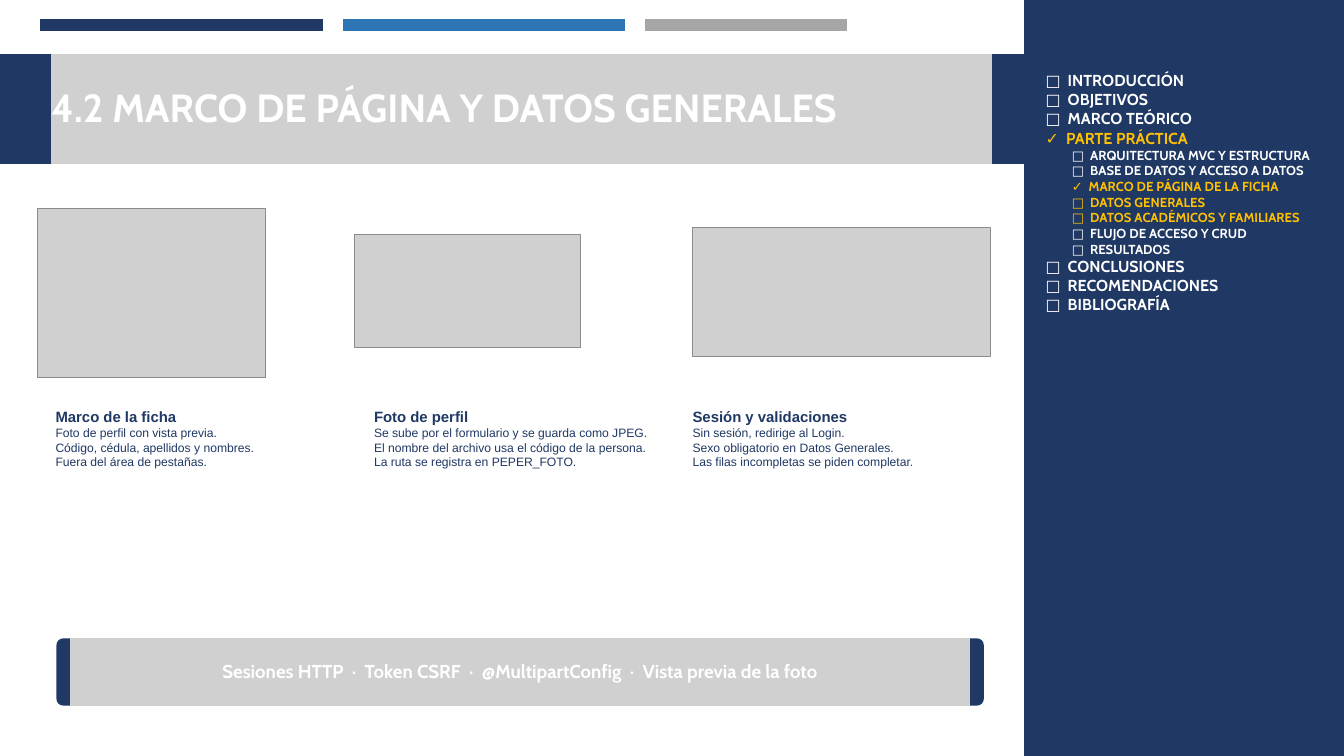
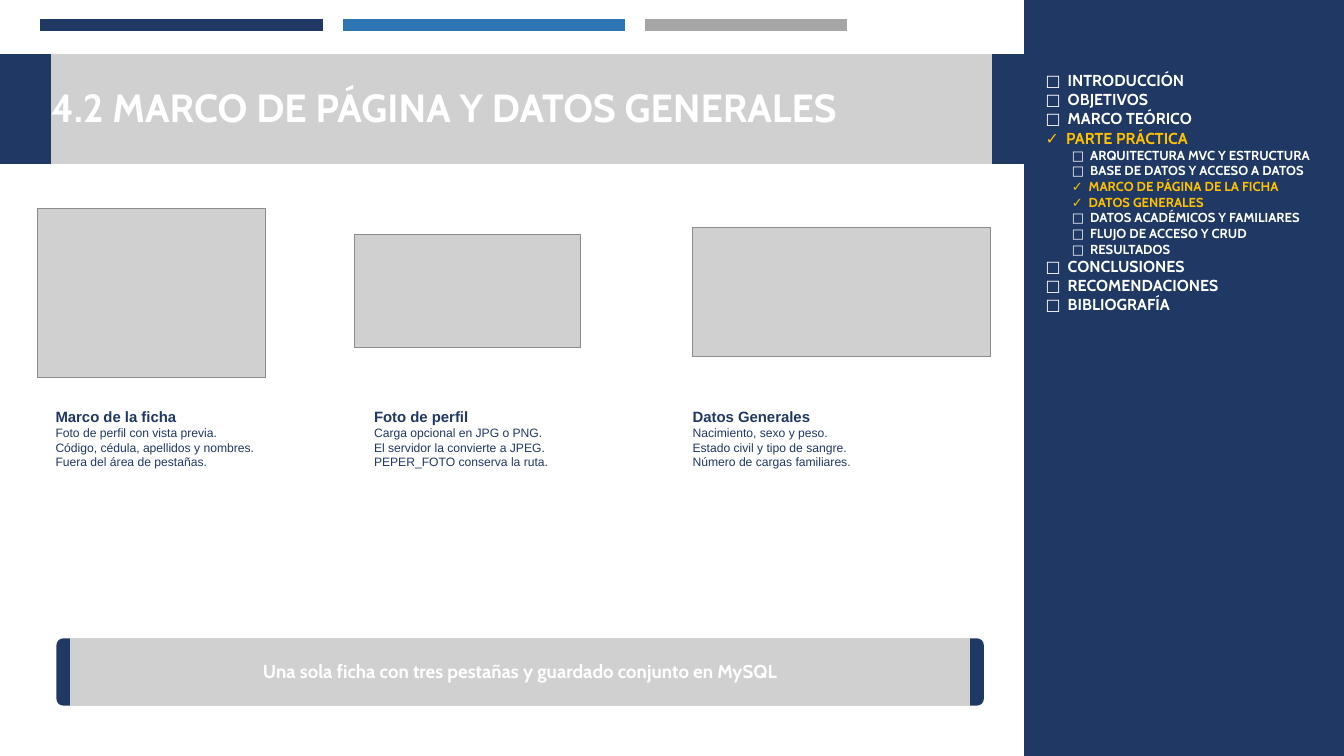
Before and after one commit to Josue-Chango/SIDH_GR02, a slide deck: slide 6 of JAVA/TABPAGE/02. DOCUMENTACION/LOGIN_CRUD_JAVA_MYSQL_GR02_FINAL.pptx. Drawn at 1344x756 pixels with LibreOffice and Linux fonts; fonts in the diff are those of the drawing; grey boxes stand for pictures. Boxes give left, top, right and bottom in pixels: in the first picture for what was removed or moved away, otherwise in the second. Text is boxed around its words. In the diff, an @@ line names an element or a change of style, - is before the commit and + after.

```diff
--- a/JAVA/TABPAGE/02. DOCUMENTACION/LOGIN_CRUD_JAVA_MYSQL_GR02_FINAL.pptx
+++ b/JAVA/TABPAGE/02. DOCUMENTACION/LOGIN_CRUD_JAVA_MYSQL_GR02_FINAL.pptx
@@ text at (1089,197,1204,211): text changed @@
-□ DATOS GENERALES
+✓ DATOS GENERALES
@@ text at (1090,211,1300,222): text colour #FFC000 to #FFFFFF in "□ DATOS ACADÉMICOS Y FAMILIARES" @@
@@ text at (693,411,851,469): text changed @@
-Sesión y validaciones
-Sin sesión, redirige al Login.
-Sexo obligatorio en Datos Generales.
-Las filas incompletas se piden completar.
+Datos Generales
+Nacimiento, sexo y peso.
+Estado civil y tipo de sangre.
+Número de cargas familiares.
@@ text at (374,428,548,469): text changed @@
-Se sube por el formulario y se guarda como JPEG.
-El nombre del archivo usa el código de la persona.
-La ruta se registra en PEPER_FOTO.
+Carga opcional en JPG o PNG.
+El servidor la convierte a JPEG.
+PEPER_FOTO conserva la ruta.
@@ text at (263,664,777,682): text changed @@
-Sesiones HTTP · Token CSRF · @MultipartConfig · Vista previa de la foto
+Una sola ficha con tres pestañas y guardado conjunto en MySQL
```
Also in this commit, not shown: 8 other slides changed.
